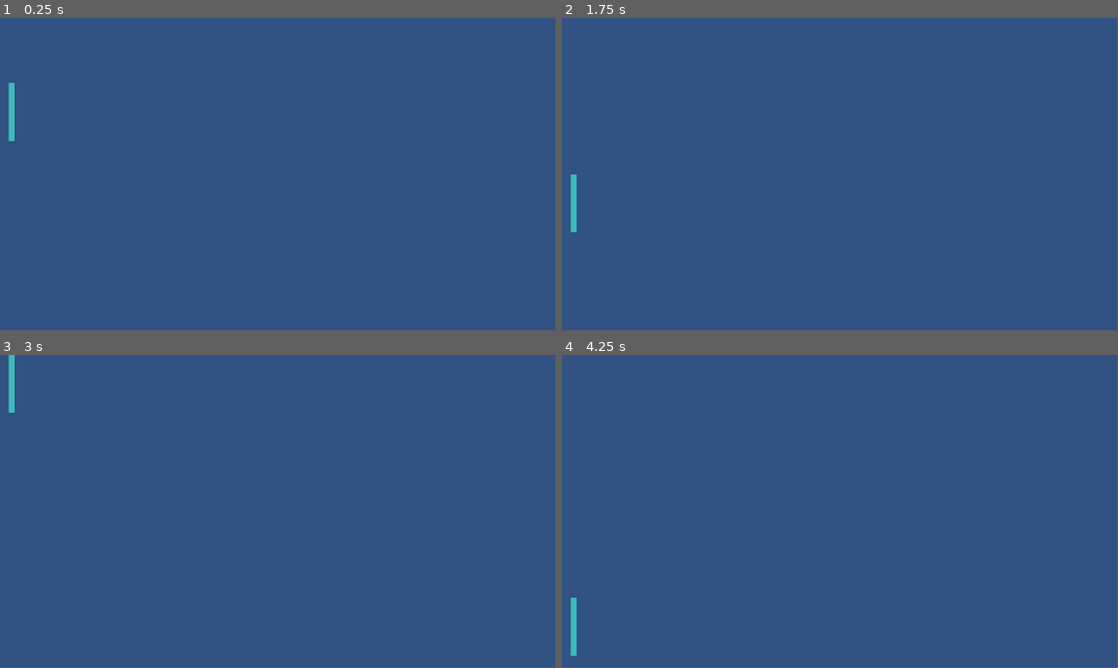
Above: before the commit, frames 1-4 (two rows, left to right).
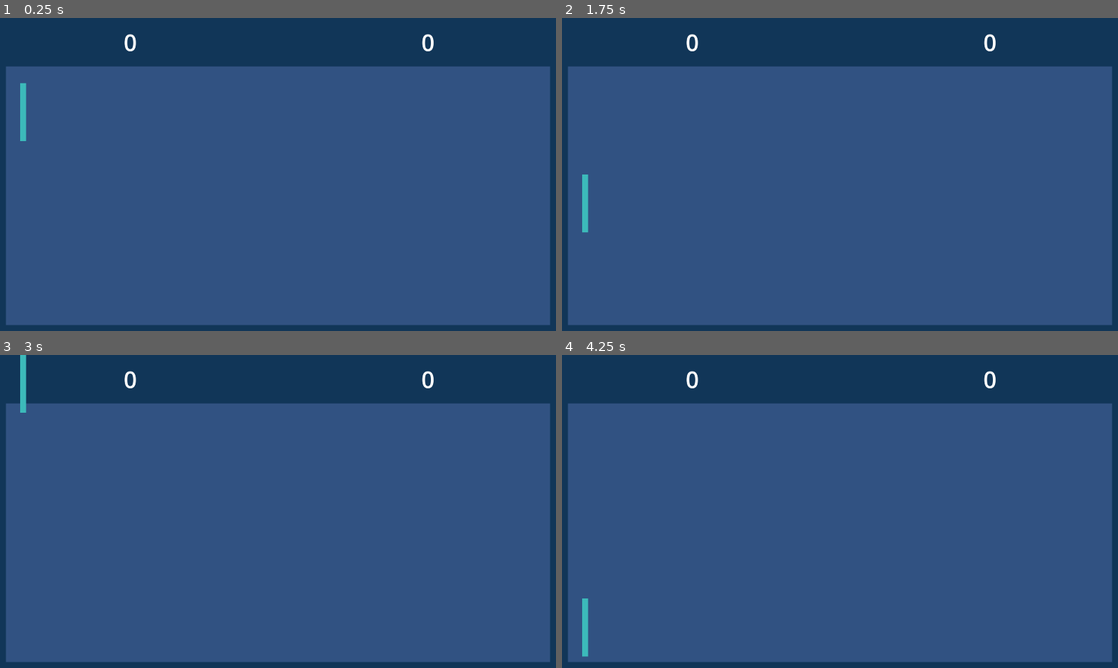
Above: after the commit, the same moments.

Repository: bokubeam/godot-pong
Game: Godot game, scene res://level.tscn
Two runs of this game, one before a commit and one after it. Both use one fixed random seed, a clock stepped at 60 frames per second and the inputs below.
Inputs:
- Up to frame 1 (0.25 s): no input
- Up to frame 2 (1.75 s): tap Enter at 0.5 s; hold W (player_1_move_up) 0.53-1.28 s; tap Space at 1.25 s; hold R (player_1_move_down) from 1.28 s (still down)
- Up to frame 3 (3 s): tap Enter at 2 s; release R (player_1_move_down) at 2.03 s; hold W (player_1_move_up) from 2.03 s (still down); tap Space at 2.75 s
- Up to frame 4 (4.25 s): tap Enter at 3.5 s; release W (player_1_move_up) at 3.53 s; hold R (player_1_move_down) from 3.53 s (still down)
The window is 799x449 before the commit and 800x450 after it. Grey fills any space a smaller window leaves; there, only what the larger window draws over its background counts as a difference.

The runs differ from the first frame. In frame 1, 19% of the frame differs, in the area x 0-100%, y 0-100%; in frame 2, 19%; in frame 3, 19%; in frame 4, 19%.

Commit message:
Add score labels

Diff:
--- a/level.tscn
+++ b/level.tscn
@@ -22,13 +22,40 @@
 [node name="Camera2D" type="Camera2D" parent="."]
 position = Vector2(960, 540)
 
-[node name="PlayArea" type="ColorRect" parent="."]
-offset_right = 1920.0
-offset_bottom = 1080.0
+[node name="UI" type="Control" parent="."]
+layout_mode = 3
+anchors_preset = 0
+offset_right = 40.0
+offset_bottom = 40.0
+
+[node name="PlayArea" type="ColorRect" parent="UI"]
+offset_left = 20.0
+offset_top = 167.0
+offset_right = 1900.0
+offset_bottom = 1060.0
 color = Color(0.193992, 0.321258, 0.510972, 1)
 
+[node name="HBoxContainer" type="HBoxContainer" parent="UI"]
+layout_mode = 1
+offset_left = 427.0
+offset_right = 1501.0
+offset_bottom = 166.0
+
+[node name="Player1Score" type="Label" parent="UI/HBoxContainer"]
+layout_mode = 2
+theme_override_font_sizes/font_size = 80
+text = "0"
+vertical_alignment = 1
+
+[node name="Player2Score" type="Label" parent="UI/HBoxContainer"]
+layout_mode = 2
+size_flags_horizontal = 3
+theme_override_font_sizes/font_size = 80
+text = "0"
+horizontal_alignment = 2
+
 [node name="Paddle" type="CharacterBody2D" parent="."]
-position = Vector2(40, 325)
+position = Vector2(80, 325)
 script = ExtResource("1_tptul")
 
 [node name="PaddleCollision" type="CollisionShape2D" parent="Paddle"]
--- a/project.godot
+++ b/project.godot
@@ -20,6 +20,7 @@
 window/size/viewport_width=1920
 window/size/viewport_height=1080
 window/size/mode=3
+window/stretch/mode="viewport"
 
 [input]
 
